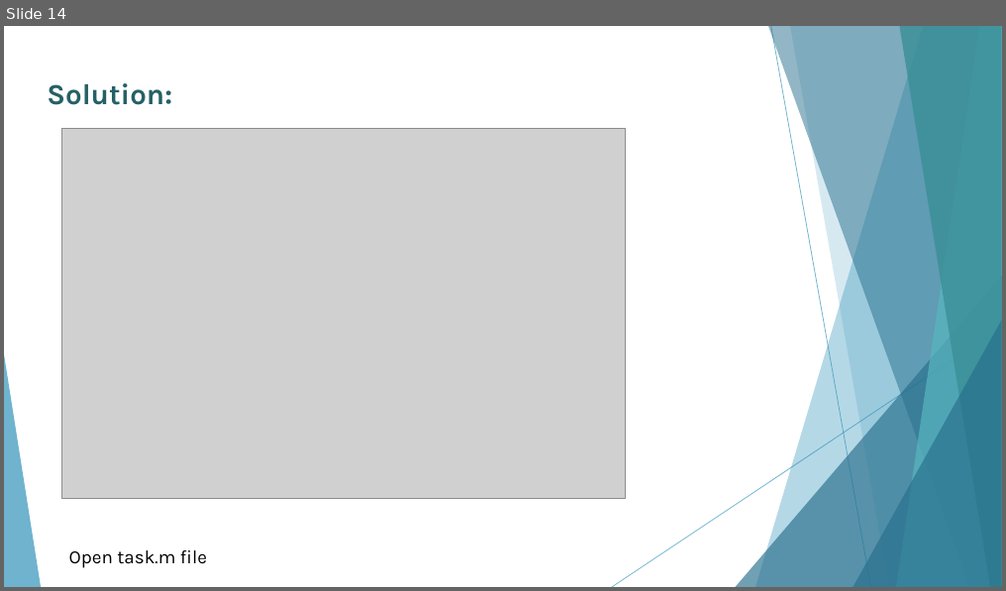
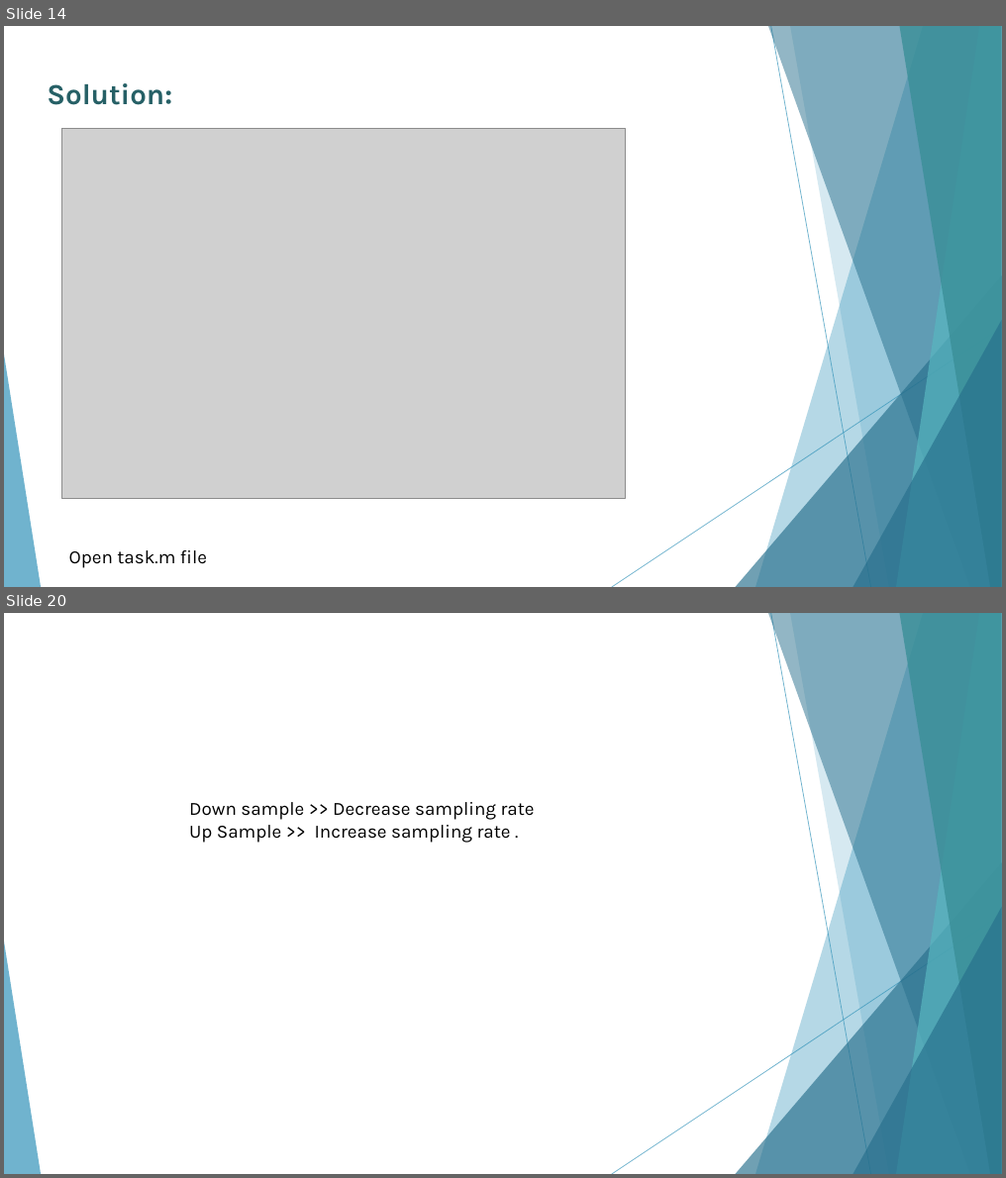
Before and after one commit to AhMjOU/DSP2, a slide deck: lec2.pptx. Shown one above the other, each under a label of ours: slide 14 before the commit, slides 14 and 20 after it; the slides between them are not shown. The pictures are 1006x591 and 1006x1178 pixels, drawn with LibreOffice and Linux fonts; fonts in the diff are those of the drawing; grey boxes stand for pictures. Boxes give left, top, right and bottom in pixels: in the first picture for what was removed or moved away, otherwise in the second. Text is boxed around its words. In the diff, an @@ line names an element or a change of style, - is before the commit and + after.

```diff
--- a/lec2.pptx
+++ b/lec2.pptx
@@ slide 20 added at box(4, 613, 1002, 1174), background #FFFFFF; not listed: 10 template elements that a slide beside it also shows @@
@@ text added at box(189, 802, 535, 843), 18 pt, text #000000 @@
+Down sample >> Decrease sampling rate
+Up Sample >> Increase sampling rate .
```
Also in this commit, not shown: 1 slide changed, 12 other slides added, 2 other files.
